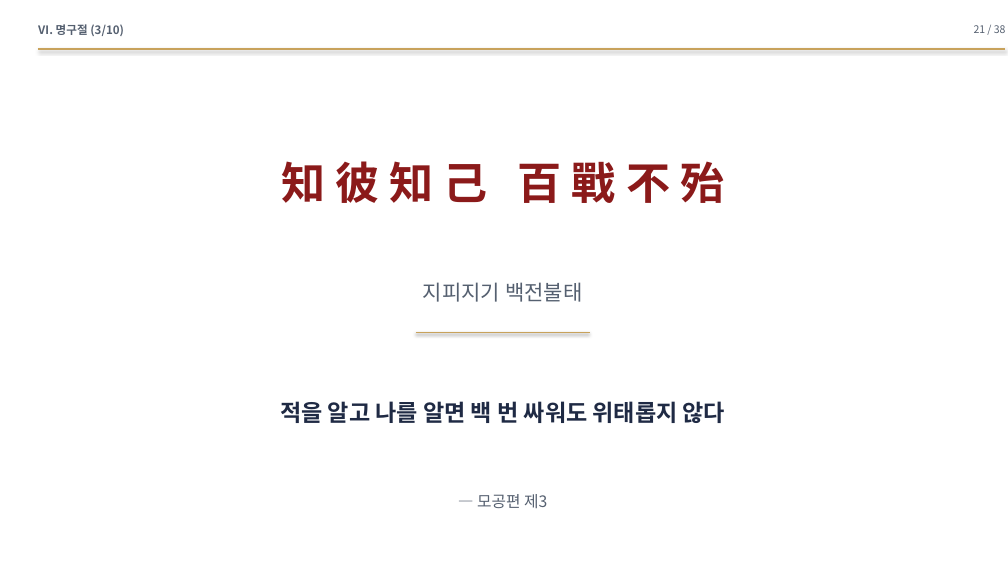
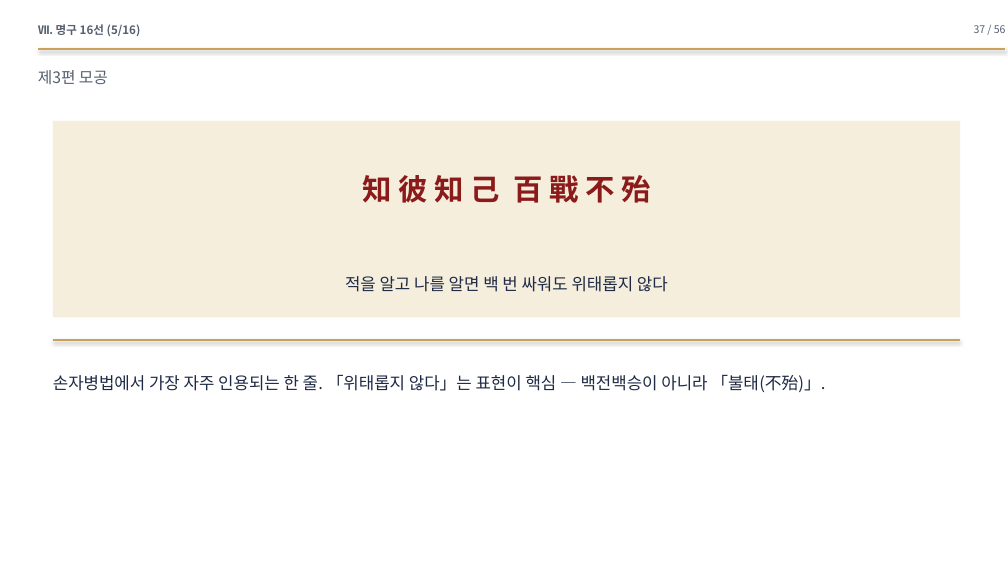
Before and after one commit to hpark1947/Oriental-Classics2, a slide deck: slide 37 of 발표자료/손자병법_발표자료.pptx (slide 21 before the commit). Drawn at 1008x567 pixels with LibreOffice and Linux fonts; fonts in the diff are those of the drawing. Boxes give left, top, right and bottom in pixels: in the first picture for what was removed or moved away, otherwise in the second. Text is boxed around its words. In the diff, an @@ line names an element or a change of style, - is before the commit and + after.

```diff
--- a/발표자료/손자병법_발표자료.pptx
+++ b/발표자료/손자병법_발표자료.pptx
@@ text at [38,24,141,36]: text changed @@
-Ⅵ. 명구절 (3/10)
+Ⅶ. 명구 16선 (5/16)
@@ text at [974,25,1006,33]: text changed @@
-21 / 38
+37 / 56
@@ text added at [38,70,108,84], 15 pt, text #556070 @@
+제3편 모공
@@ text "知 彼 知 己 百 ...": place and size @@
-text "知 彼 知 己 百 ..." at [281,161,724,203]
+text "知 彼 知 己 百 ..." at [362,171,650,209]
@@ text "知 彼 知 己 百 ..." at [362,171,650,209]: size 42 to 28 pt @@
@@ rectangle added at [53,121,960,318], fill #F5EEDD @@
@@ text "적을 알고 나를 알면 백 ...": place and size @@
-text "적을 알고 나를 알면 백 ..." at [280,401,725,423]
+text "적을 알고 나를 알면 백 ..." at [345,276,668,292]
@@ text "적을 알고 나를 알면 백 ..." at [345,276,668,292]: size 22 to 16 pt, bold off @@
@@ text removed at [423,282,582,302] @@
-지피지기 백전불태
@@ line added from (53, 340) to (960, 340), #C8A25B 2 pt @@
@@ line removed from (416, 333) to (590, 333) @@
@@ text added at [53,374,825,392], 16 pt, text #1F2A44 @@
+손자병법에서 가장 자주 인용되는 한 줄. 「위태롭지 않다」는 표현이 핵심 — 백전백승이 아니라 「불태(不殆)」.
@@ text removed at [477,494,547,508] @@
-— 모공편 제3
```
Also in this commit, not shown: 7 other slides changed, 48 slides added, 30 slides removed, 1 other file.
